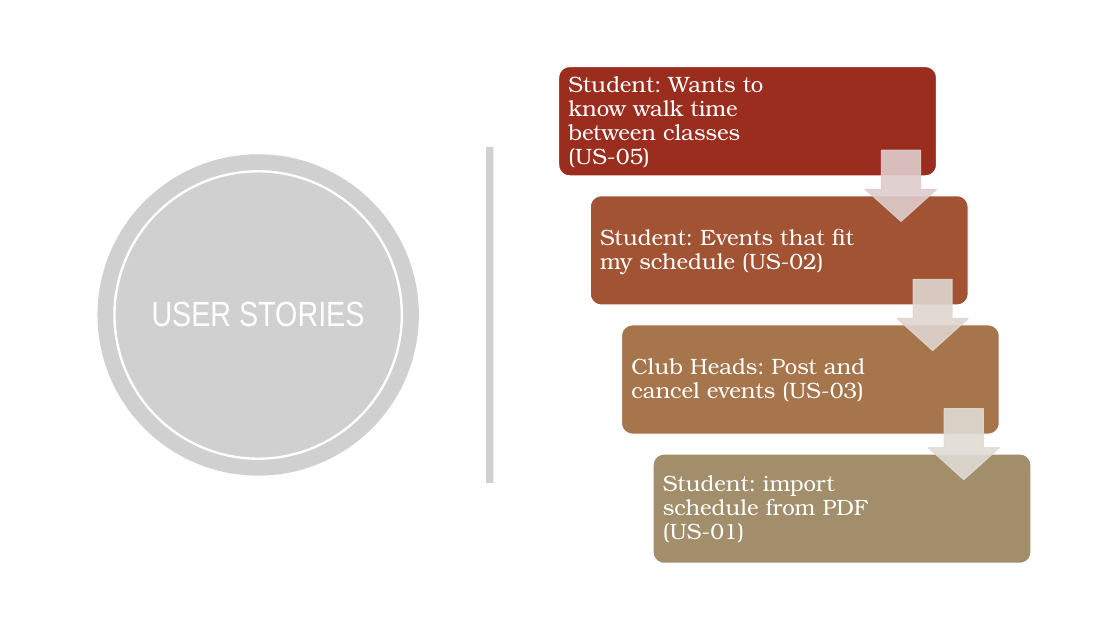
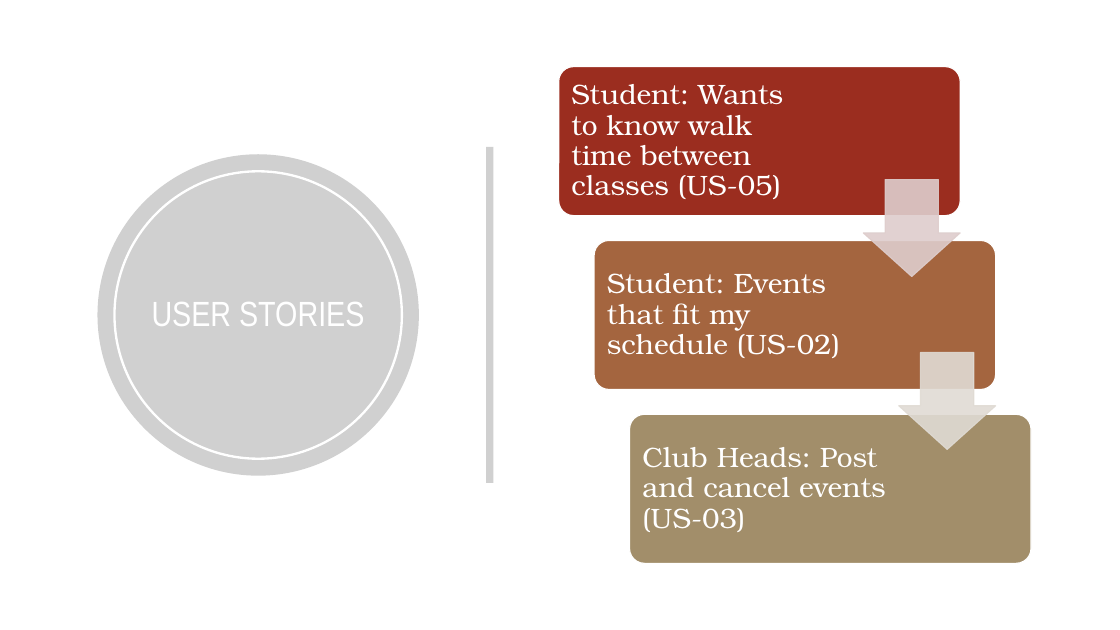
Before and after one commit to kadeisnextUp/Capstone, a slide deck: slide 4 of presnetation draft.pptx. Drawn at 1120x630 pixels with LibreOffice and Linux fonts; fonts in the diff are those of the drawing; grey boxes stand for pictures; background and template pictures are left out. Boxes give left, top, right and bottom in pixels: in the first picture for what was removed or moved away, otherwise in the second. Text is boxed around its words. In the diff, an @@ line names an element or a change of style, - is before the commit and + after.

Commit message:
final draft

```diff
--- a/presnetation draft.pptx
+++ b/presnetation draft.pptx
@@ rounded rectangle: place and size @@
-rounded rectangle at [559, 66, 937, 176]
+rounded rectangle at [559, 66, 960, 215]
@@ down arrow: place and size @@
-down arrow at [865, 150, 937, 222]
+down arrow at [864, 180, 960, 276]
@@ rounded rectangle: place and size @@
-rounded rectangle at [591, 196, 969, 305]
+rounded rectangle at [594, 240, 996, 389]
@@ rounded rectangle at [594, 240, 996, 389]: fill #A25333 to #A4653F @@
@@ text "Student: Events that fit my ...": place and size @@
-text "Student: Events that fit my ..." at [600, 228, 854, 275]
+text "Student: Events that fit my ..." at [607, 273, 840, 358]
@@ down arrow removed at [897, 280, 969, 351] @@
@@ rounded rectangle removed at [622, 325, 1000, 434] @@
@@ down arrow: place and size @@
-down arrow at [928, 408, 1000, 480]
+down arrow at [899, 353, 996, 450]
@@ rounded rectangle: place and size @@
-rounded rectangle at [654, 455, 1032, 564]
+rounded rectangle at [629, 414, 1031, 563]
@@ size 19 to 24 pt; more space between paragraphs in 3 elements at [571, 84, 783, 199], [607, 273, 840, 358], [642, 447, 886, 532] @@
@@ text "Club Heads: Post and cancel ...": place and size @@
-text "Club Heads: Post and cancel ..." at [631, 358, 865, 401]
+text "Club Heads: Post and cancel ..." at [642, 447, 886, 532]
@@ text removed at [663, 475, 869, 542] @@
-Student: import schedule from PDF (US-01)
```
Also in this commit, not shown: 1 other slide changed.
